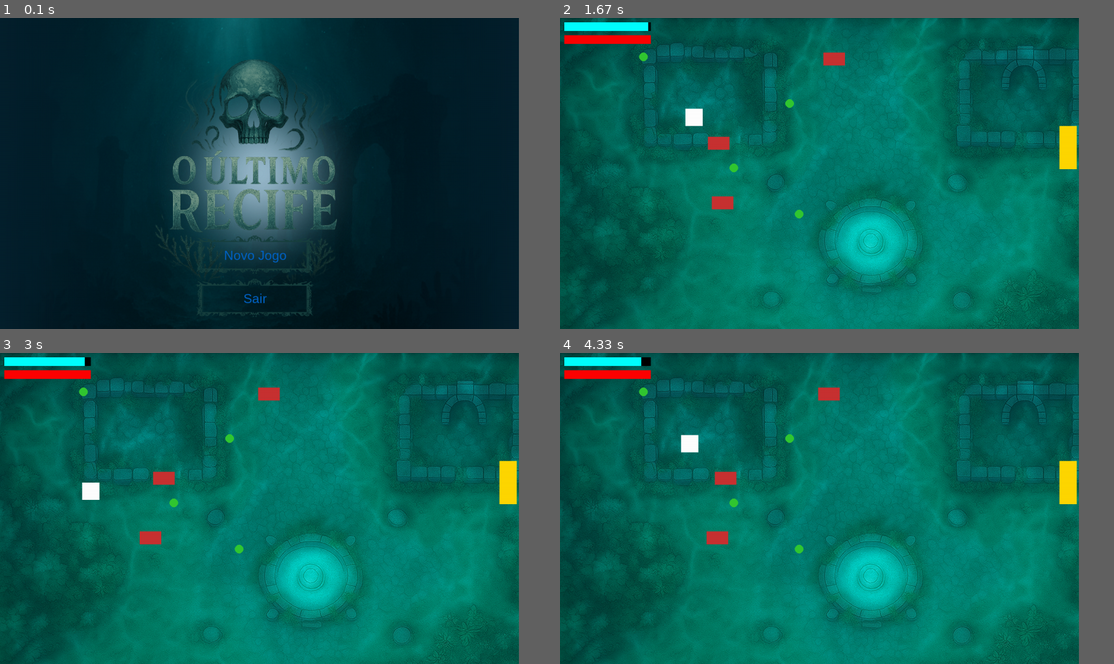
Above: before the commit, frames 1-4 (two rows, left to right).
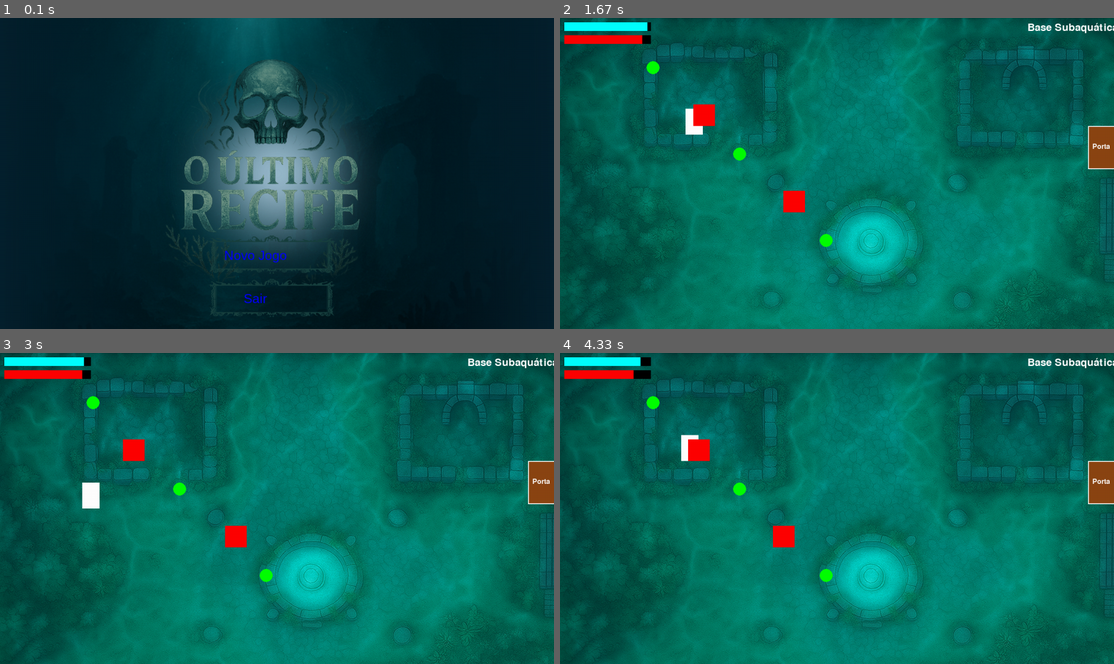
Above: after the commit, the same moments.

Repository: josecjunior7/The_Last_Recife
Game: pygame game, started from main.py
Two runs of this game, one before a commit and one after it. Both use one fixed random seed, a clock stepped at 60 frames per second and the inputs below.
Inputs (mouse positions are in pixels of both pictures, inside the frame that each line leads up to):
- Up to frame 1 (0.1 s): no input
- Up to frame 2 (1.67 s): click "Novo Jogo" at 0.38 s; hold Right 0.67-1.13 s; move the mouse to (814, 185) at 0.7 s; hold Up 1.17-1.47 s; hold Right from 1.5 s (still down)
- Up to frame 3 (3 s): release Right at 1.97 s; hold Left 2-2.53 s; hold Down 2.57-2.87 s; hold Left from 2.9 s (still down)
- Up to frame 4 (4.33 s): release Left at 3.3 s; hold Up 3.33-3.7 s; hold Right from 3.73 s (still down)
In our replay, the window is 843x506 before the commit and 900x506 after it. These sizes can differ from the game's own. Grey fills any space a smaller window leaves; there, only what the larger window draws over its background counts as a difference.

The runs differ from the first frame. In frame 1, 8.5% of the frame differs, in the area x 28-72%, y 3-97%; in frame 2, 8.0%; in frame 3, 8.0%; in frame 4, 8.1%.

Commit message:
adicionei logica de passagem de fase

Diff:
--- a/config.py
+++ b/config.py
@@ -1,17 +1,22 @@
+# config.py
 import pygame
 
 # Configurações da tela
-LARGURA, ALTURA = 1200, 720
+LARGURA = 1280
+ALTURA = 720
 TELA = pygame.display.set_mode((LARGURA, ALTURA))
 pygame.display.set_caption("O Último Recife")
 FPS = 60
 clock = pygame.time.Clock()
 
-# Grid
-TILE_SIZE = 60
-
-# Cores (RGB)
-AZUL = (0, 100, 200)
+# Cores
+PRETO = (0, 0, 0)
 BRANCO = (255, 255, 255)
-VERMELHO = (200, 50, 50)
-VERDE = (50, 200, 50)
+VERMELHO = (255, 0, 0)
+VERDE = (0, 255, 0)
+AZUL = (0, 0, 255)
+AMARELO = (255, 255, 0)
+CIANO = (0, 255, 255)
+MARROM = (139, 69, 19)
+DOURADO = (255, 215, 0)
+CINZA = (128, 128, 128)
--- a/main.py
+++ b/main.py
@@ -1,34 +1,48 @@
+# main.py (seu código atualizado)
 import pygame
 import random
+import os
 from config import *
 from src.entities.player import *
 from src.entities.enemy import *
-from src.scenes.maps import *
+from src.scenes.maps import MapSystem
 from src.scenes.menu import menu
 
 
 # Inicializa pygame
 pygame.init()
-mapa = pygame.image.load("assets/images/mapa.png").convert()
-# antes de rodar o jogo, chama o menu
+
+# Sistema de mapas
+map_system = MapSystem()
+map_system.carregar_backgrounds()
+
+# Menu inicial
 escolha = menu(TELA, clock)
 
 # Variáveis do jogador
-vida = 100        # Vida do jogador (0 a 100)
-oxigenio = 100    # Oxigênio inicial
-velocidade = 5    # Velocidade de movimento
+player = pygame.Rect(100, 300, 40, 60)  # Posição inicial será ajustada pelo mapa
+vida = 100
+oxigenio = 100
+velocidade = 5
 
 # Invencibilidade
-INVENCIBILIDADE = 1000  # em milissegundos (1s)
-ultimo_dano = 0         # guarda o tempo do último hit
+INVENCIBILIDADE = 1000
+ultimo_dano = 0
 
 # Loop principal
 rodando = True
 while rodando:
     clock.tick(FPS)
-    TELA.blit(mapa, (0, 0))
 
-    tempo_atual = pygame.time.get_ticks()  # tempo desde início do jogo (ms)
+    # Usa o background do mapa atual
+    background = map_system.get_background_atual()
+    if background:
+        TELA.blit(background, (0, 0))
+    else:
+        TELA.fill(PRETO)
+
+    tempo_atual = pygame.time.get_ticks()
+    mapa_atual_data = map_system.get_mapa_atual()
 
     # Eventos
     for evento in pygame.event.get():
@@ -52,16 +66,16 @@
         print("Você ficou sem ar! Game Over.")
         rodando = False
 
-    # Movimentar inimigos (ida e volta)
-    for inimigo in inimigos:
+    # Movimentar inimigos
+    for inimigo in mapa_atual_data["inimigos"]:
         inimigo.x += random.choice([-2, 2])
         if inimigo.left < 0:
             inimigo.left = 0
         if inimigo.right > LARGURA:
             inimigo.right = LARGURA
 
-    # Colisão com inimigos -> agora tem tempo de invencibilidade
-    for inimigo in inimigos:
+    # Colisão com inimigos
+    for inimigo in mapa_atual_data["inimigos"]:
         if player.colliderect(inimigo):
             if tempo_atual - ultimo_dano > INVENCIBILIDADE:
                 vida -= 10
@@ -71,33 +85,59 @@
                     print("Sua vida chegou a zero! Game Over.")
                     rodando = False
 
-    # Colisão com bolhas (recupera ar)
-    for bolha in bolhas[:]:
+    # Colisão com bolhas
+    for bolha in mapa_atual_data["bolhas"][:]:
         if player.colliderect(bolha):
             oxigenio = min(100, oxigenio + 20)
-            bolhas.remove(bolha)
+            mapa_atual_data["bolhas"].remove(bolha)
+
+    # Colisão com portas (troca de mapa)
+    for porta in mapa_atual_data["portas"]:
+        if porta["ativa"] and player.colliderect(porta["rect"]):
+            print(f"Entrando na porta para {porta['destination']}!")
+            map_system.trocar_mapa(porta["destination"], player)
+            # Recarrega os dados do novo mapa
+            mapa_atual_data = map_system.get_mapa_atual()
+            break  # Sai do loop após trocar de mapa
 
     # Colisão com saída (vitória)
-    if player.colliderect(saida):
-        print("Parabéns! Você passou de fase.")
-        rodando = False
+    #if player.colliderect(mapa_atual_data["saida"]):
+        #print("Parabéns! Você passou de fase.")
+        #rodando = False
 
     # --- Desenhar elementos ---
-    pygame.draw.rect(TELA, BRANCO, player)          # Jogador
-    for inimigo in inimigos:
-        pygame.draw.rect(TELA, VERMELHO, inimigo)   # Inimigos
-    for bolha in bolhas:
-        pygame.draw.circle(TELA, VERDE, bolha.center, bolha.width//2)  # Bolhas
-    pygame.draw.rect(TELA, (255, 215, 0), saida)    # Saída
+    pygame.draw.rect(TELA, BRANCO, player)  # Jogador
+
+    # Inimigos
+    for inimigo in mapa_atual_data["inimigos"]:
+        pygame.draw.rect(TELA, VERMELHO, inimigo)
+
+    # Bolhas
+    for bolha in mapa_atual_data["bolhas"]:
+        pygame.draw.circle(TELA, VERDE, bolha.center, bolha.width//2)
+
+    # Saída
+    #pygame.draw.rect(TELA, AMARELO, mapa_atual_data["saida"])
+
+    # Portas (agora desenhadas pelo sistema de mapas)
+    map_system.desenhar_portas(TELA)
 
     # Barra de oxigênio
-    pygame.draw.rect(TELA, (0,0,0), (10, 10, 200, 20))  # Fundo
-    pygame.draw.rect(TELA, (0, 255, 255), (10, 10, int(2 * oxigenio), 20))  # Oxigênio
+    pygame.draw.rect(TELA, PRETO, (10, 10, 200, 20))
+    pygame.draw.rect(TELA, CIANO, (10, 10, int(2 * oxigenio), 20))
 
     # Barra de vida
-    pygame.draw.rect(TELA, (0,0,0), (10, 40, 200, 20))  # Fundo
-    pygame.draw.rect(TELA, (255,0,0), (10, 40, int(2 * vida), 20))  # Vida
+    pygame.draw.rect(TELA, PRETO, (10, 40, 200, 20))
+    pygame.draw.rect(TELA, VERMELHO, (10, 40, int(2 * vida), 20))
+
+    # Nome do mapa atual
+    font = pygame.font.SysFont(None, 36)
+    nome_mapa = font.render(mapa_atual_data["name"], True, BRANCO)
+    TELA.blit(nome_mapa, (LARGURA - 200, 10))
 
     pygame.display.update()
 
+print(os.getcwd())
+
+
 pygame.quit()
--- a/src/scenes/maps.py
+++ b/src/scenes/maps.py
@@ -1,4 +1,153 @@
 import pygame
+from config import *
+import os
 
-# Saída (fim da fase)
-saida = pygame.Rect(1155, 250, 40, 100)
+class MapSystem:
+    def __init__(self):
+        self.maps = {
+            "mapa1": {
+                "name": "Base Subaquática",
+                "background": "assets/images/mapa.png",
+                "player_start": (100, 300),
+                "portas": [
+                    {
+                        "rect": pygame.Rect(1220, 250, 80, 100),
+                        "destination": "mapa2",
+                        "color": MARROM,
+                        "ativa": True
+                    },
+                    {
+                        "rect": pygame.Rect(50, 150, 80, 100),
+                        "destination": "mapa3",
+                        "color": CIANO,
+                        "ativa": False
+                    }
+                ],
+                "inimigos": [
+                    pygame.Rect(300, 200, 50, 50),
+                    pygame.Rect(500, 400, 50, 50)
+                ],
+                "bolhas": [
+                    pygame.Rect(200, 100, 30, 30),
+                    pygame.Rect(400, 300, 30, 30),
+                    pygame.Rect(600, 500, 30, 30)
+                ],
+                "saida": pygame.Rect(350, 500, 100, 80)
+            },
+            "mapa2": {
+                "name": "Caverna Submersa",
+                "background": "assets/images/mapa2.png",
+                "player_start": (100, 100),
+                "portas": [
+                    {
+                        "rect": pygame.Rect(50, 250, 80, 100),
+                        "destination": "mapa1",
+                        "color": None,
+                        "ativa": True
+                    },
+                    {
+                        "rect": pygame.Rect(650, 400, 80, 100),
+                        "destination": "mapa3",
+                        "color": VERDE,
+                        "ativa": True
+                    }
+                ],
+                "inimigos": [
+                    pygame.Rect(200, 300, 50, 50),
+                    pygame.Rect(450, 200, 50, 50),
+                    pygame.Rect(600, 100, 50, 50)
+                ],
+                "bolhas": [
+                    pygame.Rect(150, 400, 30, 30),
+                    pygame.Rect(300, 150, 30, 30)
+                ],
+                "saida": pygame.Rect(700, 500, 80, 80)
+            },
+            "mapa3": {
+                "name": "Recife de Coral",
+                "background": "assets/images/mapa3.png",
+                "player_start": (400, 300),
+                "portas": [
+                    {
+                        "rect": pygame.Rect(100, 500, 80, 100),
+                        "destination": "mapa1",
+                        "color": None,
+                        "ativa": True
+                    },
+                    {
+                        "rect": pygame.Rect(500, 100, 80, 100),
+                        "destination": "mapa2",
+                        "color": None,
+                        "ativa": True
+                    }
+                ],
+                "inimigos": [
+                    pygame.Rect(100, 200, 50, 50),
+                    pygame.Rect(300, 400, 50, 50),
+                    pygame.Rect(600, 300, 50, 50),
+                    pygame.Rect(200, 100, 50, 50)
+                ],
+                "bolhas": [
+                    pygame.Rect(250, 250, 30, 30),
+                    pygame.Rect(450, 450, 30, 30),
+                    pygame.Rect(650, 150, 30, 30),
+                    pygame.Rect(150, 350, 30, 30)
+                ],
+                "saida": pygame.Rect(50, 50, 100, 80)
+            }
+        }
+
+        self.mapa_atual = "mapa1"
+        self.backgrounds = {}
+
+    # 🔧 Agora o método está dentro da classe
+    def carregar_backgrounds(self):
+        """Carrega todas as imagens de background"""
+        caminho_base = os.path.dirname(os.path.dirname(os.path.dirname(__file__)))  # volta até a raiz
+
+        for mapa_id, mapa_data in self.maps.items():
+            try:
+                caminho_completo = os.path.join(caminho_base, mapa_data["background"])
+                self.backgrounds[mapa_id] = pygame.image.load(caminho_completo).convert()
+                print(f"✅ Background de {mapa_id} carregado com sucesso!")
+            except Exception as e:
+                print(f"⚠️ Erro ao carregar background de {mapa_id}: {e}")
+                surf = pygame.Surface((LARGURA, ALTURA))
+                if mapa_id == "mapa1":
+                    surf.fill((0, 0, 100))  # Azul escuro
+                elif mapa_id == "mapa2":
+                    surf.fill((50, 50, 50))  # Cinza escuro
+                else:
+                    surf.fill((0, 100, 0))  # Verde escuro
+                self.backgrounds[mapa_id] = surf
+
+    def trocar_mapa(self, novo_mapa, player):
+        """Troca para um novo mapa e reposiciona o jogador"""
+        if novo_mapa in self.maps:
+            self.mapa_atual = novo_mapa
+            start_x, start_y = self.maps[novo_mapa]["player_start"]
+            player.x = start_x
+            player.y = start_y
+            return True
+        return False
+
+    def get_mapa_atual(self):
+        """Retorna os dados do mapa atual"""
+        return self.maps[self.mapa_atual]
+
+    def get_background_atual(self):
+        """Retorna o background do mapa atual"""
+        return self.backgrounds.get(self.mapa_atual, None)
+
+    def desenhar_portas(self, tela):
+        """Desenha as portas do mapa atual"""
+        mapa_data = self.get_mapa_atual()
+        for porta in mapa_data["portas"]:
+            if porta["ativa"]:
+                if porta["color"]:
+                    pygame.draw.rect(tela, porta["color"], porta["rect"])
+                pygame.draw.rect(tela, BRANCO, porta["rect"], 2)
+
+                font = pygame.font.SysFont(None, 24)
+                text = font.render("Porta", True, BRANCO)
+                tela.blit(text, (porta["rect"].x + 10, porta["rect"].y + 40))
Binary file added: assets/images/mapa2.png
Binary file added: assets/images/mapa3.png
